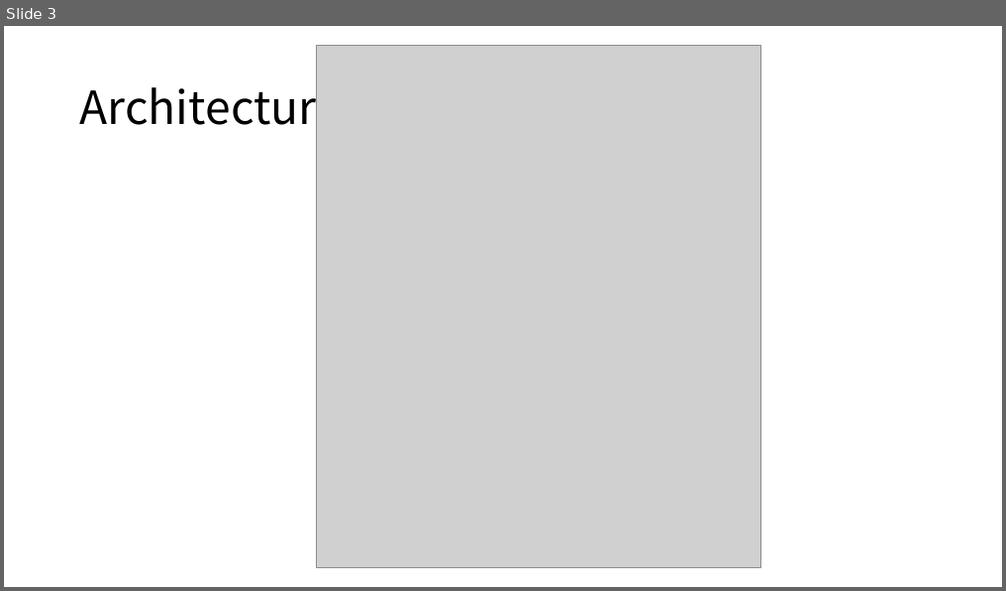
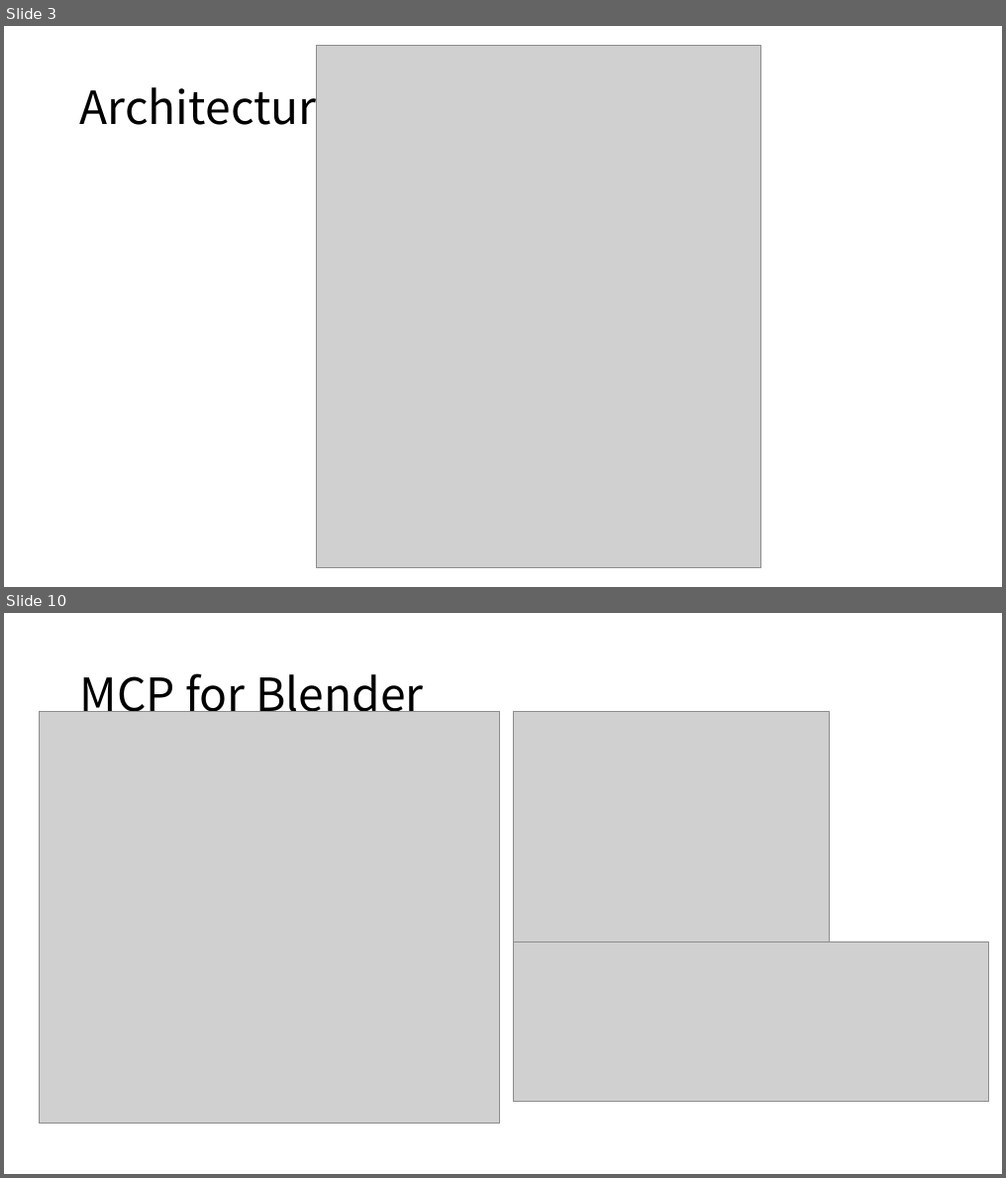
Before and after one commit to boycececil666gmailcom/webgpu-renderer, a slide deck: WebGPU Renderer.pptx. Shown one above the other, each under a label of ours: slide 3 before the commit, slides 3 and 10 after it; the slides between them are not shown. The pictures are 1006x591 and 1006x1178 pixels, drawn with LibreOffice and Linux fonts; fonts in the diff are those of the drawing; grey boxes stand for pictures. Boxes give left, top, right and bottom in pixels: in the first picture for what was removed or moved away, otherwise in the second. Text is boxed around its words. In the diff, an @@ line names an element or a change of style, - is before the commit and + after.

Commit message:
feat(model): add blender automation scripts, foliage LOD skill, update mclaren model and presentation slides

```diff
--- a/WebGPU Renderer.pptx
+++ b/WebGPU Renderer.pptx
@@ slide 10 added at (x1=4, y1=613, x2=1002, y2=1174), background #FFFFFF @@
@@ title added at (x1=80, y1=673, x2=423, y2=723), 44 pt, text #000000 @@
+MCP for Blender
@@ picture added at (x1=39, y1=711, x2=500, y2=1124) @@
@@ picture added at (x1=513, y1=711, x2=830, y2=942) @@
@@ picture added at (x1=513, y1=942, x2=989, y2=1102) @@
```
Also in this commit, not shown: 5 slides changed, 6 other slides added, 2 slides removed, 16 other files.
